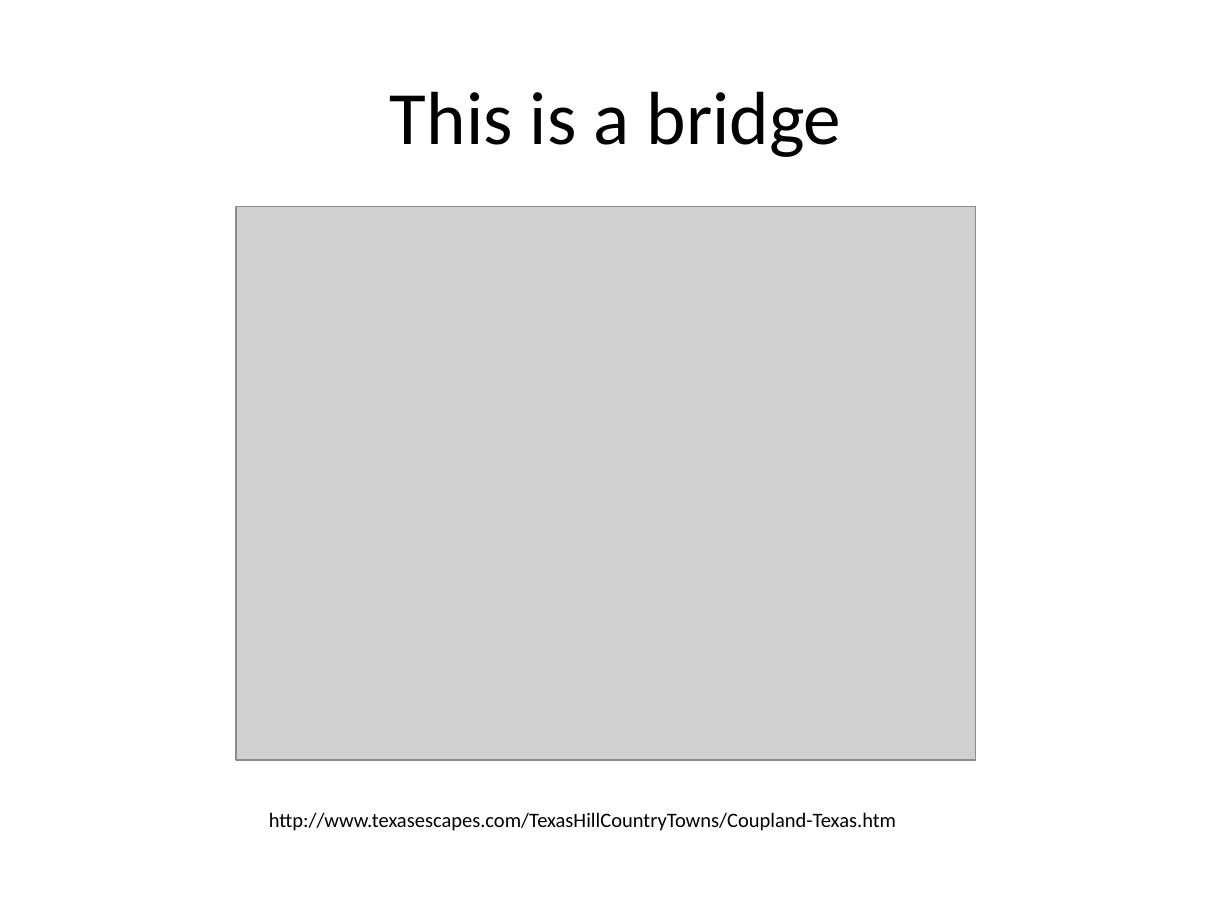
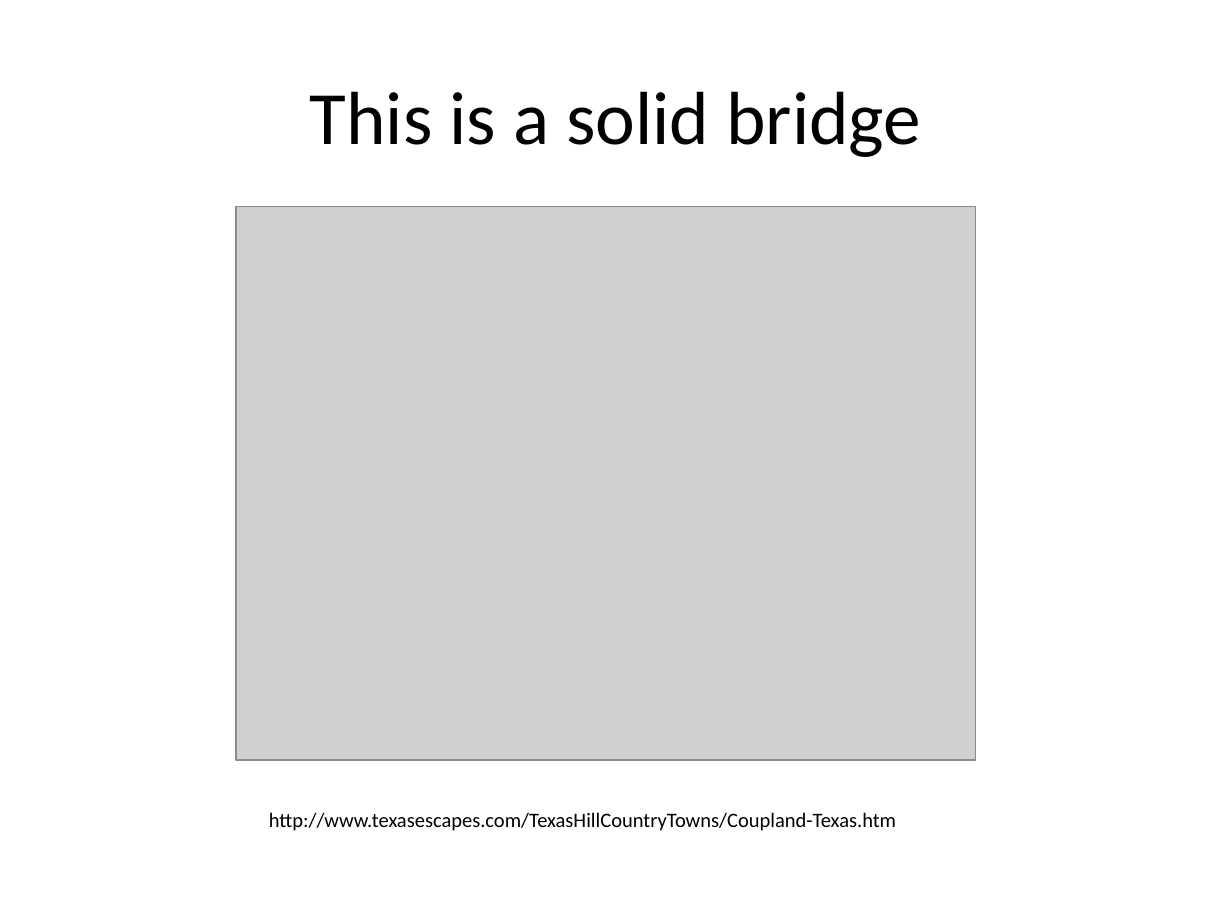
Before and after one commit to clzirbel/GroupActivityProofCourse, a slide deck: slide 4 of A proof is a bridge.pptx. Drawn at 1232x924 pixels with LibreOffice and Linux fonts; fonts in the diff are those of the drawing; grey boxes stand for pictures. Boxes give left, top, right and bottom in pixels: in the first picture for what was removed or moved away, otherwise in the second. Text is boxed around its words. In the diff, an @@ line names an element or a change of style, - is before the commit and + after.

Commit message:
Bridge metaphor

```diff
--- a/A proof is a bridge.pptx
+++ b/A proof is a bridge.pptx
@@ title at [310, 91, 921, 157]: text changed @@
-This is a bridge
+This is a solid bridge
```
Also in this commit, not shown: 2 other slides changed, 1 slide added.
